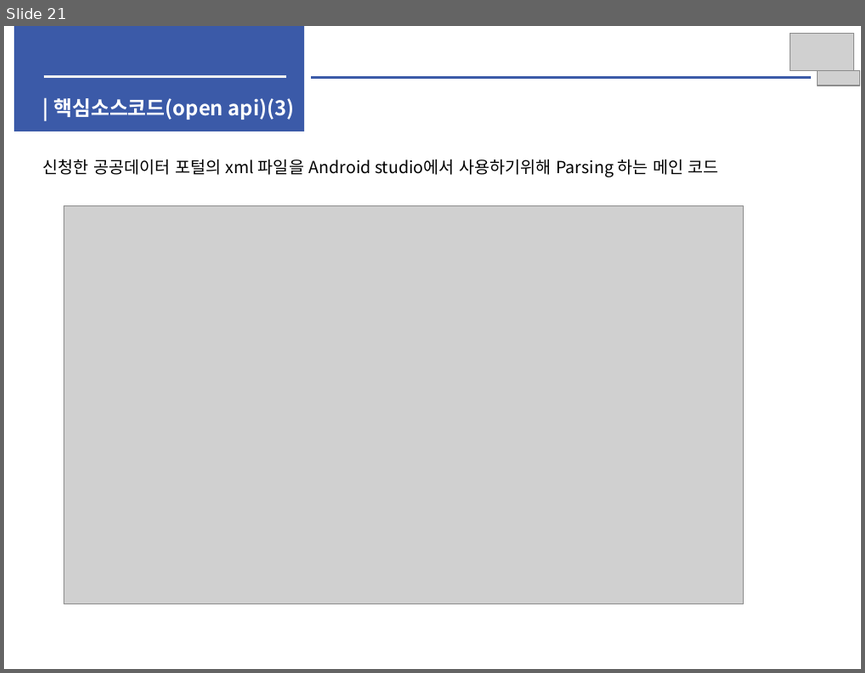
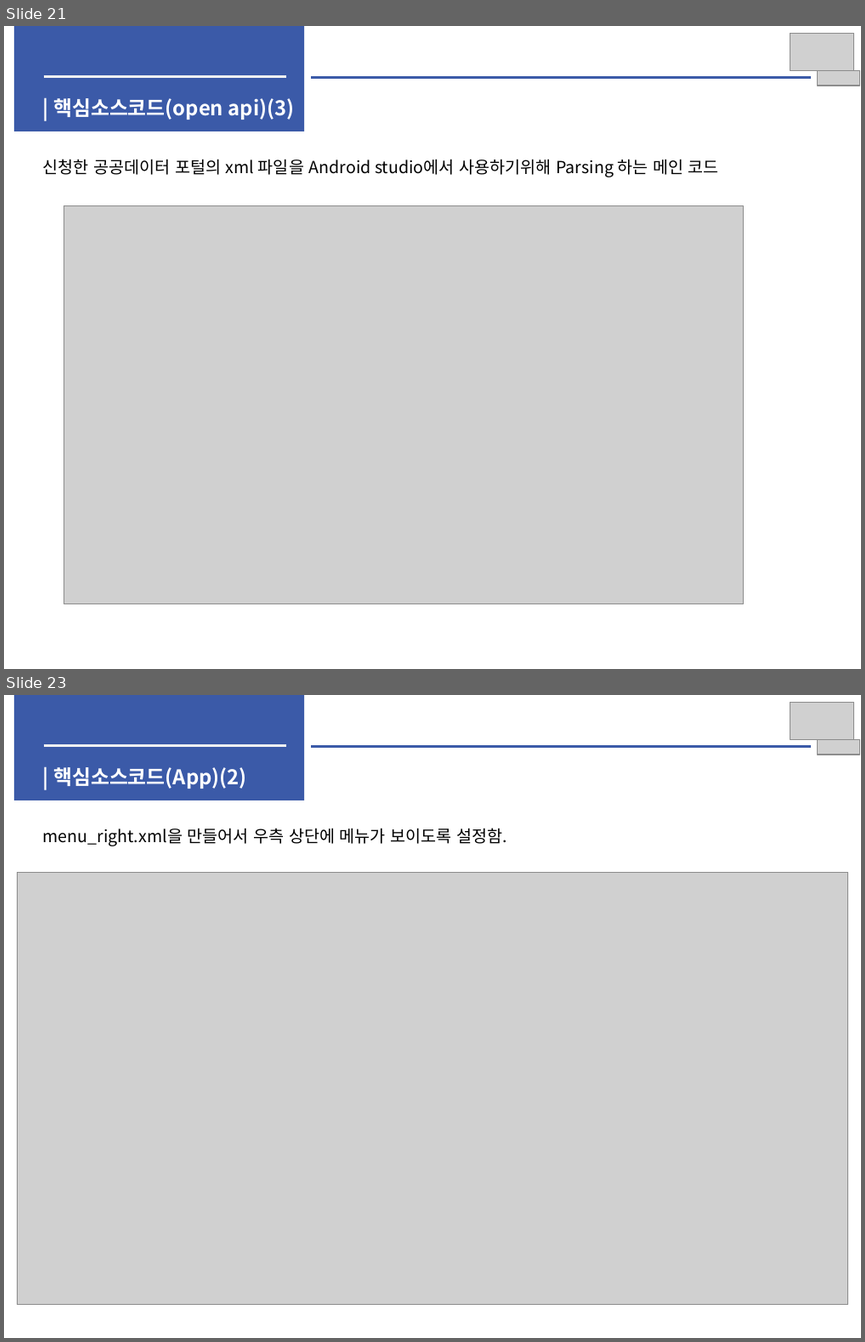
Before and after one commit to woojin1027/THE-FACO, a slide deck: 중간보고서/중간보고서.pptx. Shown one above the other, each under a label of ours: slide 21 before the commit, slides 21 and 23 after it; the slides between them are not shown. The pictures are 865x673 and 865x1342 pixels, drawn with LibreOffice and Linux fonts; fonts in the diff are those of the drawing; grey boxes stand for pictures. Boxes give left, top, right and bottom in pixels: in the first picture for what was removed or moved away, otherwise in the second. Text is boxed around its words. In the diff, an @@ line names an element or a change of style, - is before the commit and + after.

```diff
--- a/중간보고서/중간보고서.pptx
+++ b/중간보고서/중간보고서.pptx
@@ slide 23 added at (4,695,861,1338), background #FFFFFF @@
@@ rectangle added at (14,695,305,800), fill #3B5AA8 @@
@@ picture added at (789,703,853,740) @@
@@ line added from (43, 745) to (287, 745), #F2F2F2 2.25 pt @@
@@ picture added at (817,739,860,755) @@
@@ text added at (53,767,247,789), 17 pt, text #FFFFFF, bold @@
+| 핵심소스코드(App)(2)
@@ line added from (311, 746) to (811, 746), #3B5AA8 2.25 pt @@
@@ text added at (43,828,507,846), 14 pt, text #000000 @@
+menu_right.xml을 만들어서 우측 상단에 메뉴가 보이도록 설정함.
@@ picture added at (17,873,848,1304) @@
```
Also in this commit, not shown: 7 slides changed, 1 other slide added.
